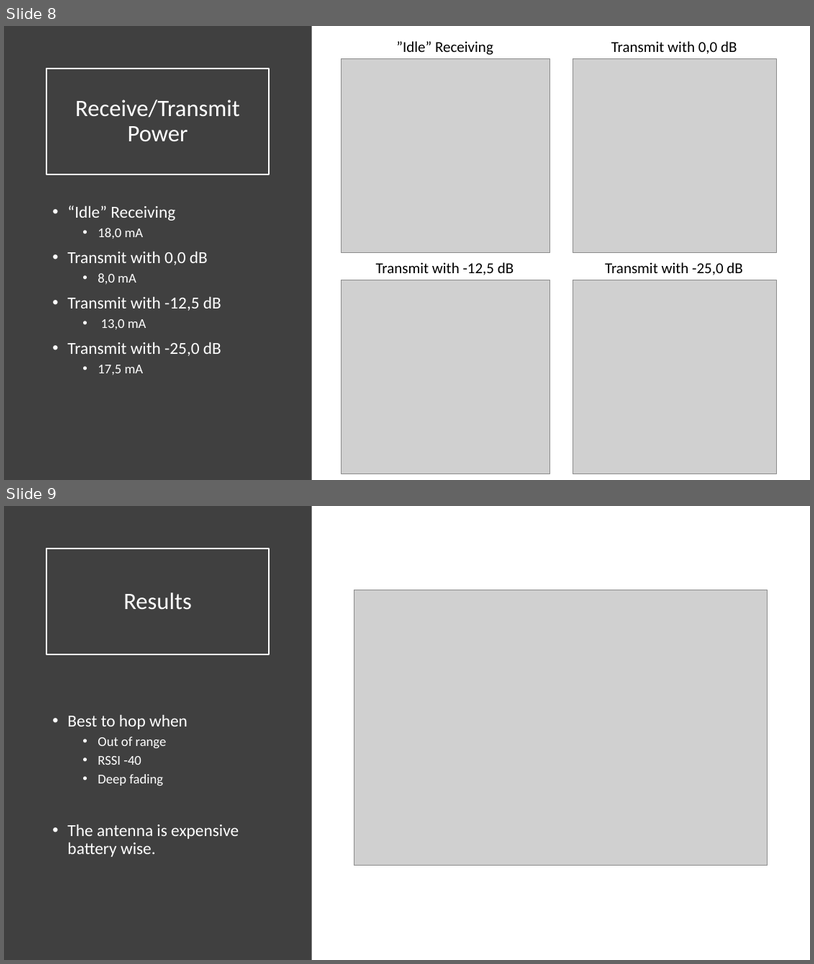
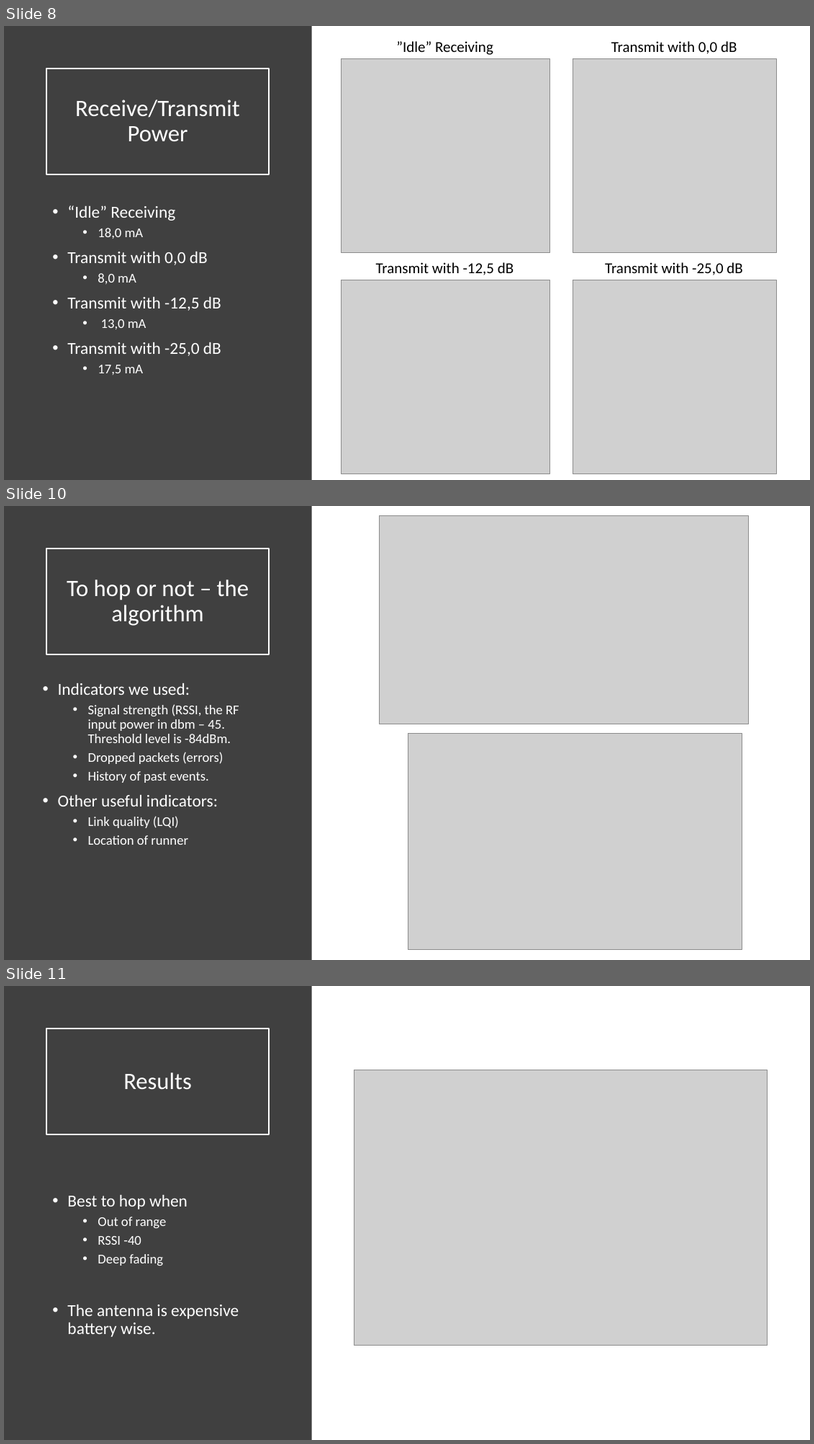
Before and after one commit to entvex/Wireless-Sensor-Networks, a slide deck: Hop or not to hop.pptx. Shown one above the other, each under a label of ours: slides 8 and 9 before the commit, slides 8, 10 and 11 after it; the slides between them are not shown. The pictures are 814x964 and 814x1444 pixels, drawn with LibreOffice and Linux fonts; fonts in the diff are those of the drawing; grey boxes stand for pictures. Boxes give left, top, right and bottom in pixels: in the first picture for what was removed or moved away, otherwise in the second. Text is boxed around its words. In the diff, an @@ line names an element or a change of style, - is before the commit and + after.

Commit message:
Added arq and rssi slides

```diff
--- a/Hop or not to hop.pptx
+++ b/Hop or not to hop.pptx
@@ slide 10 added at bbox=[4, 506, 810, 960], background #FFFFFF @@
@@ rectangle added at bbox=[4, 506, 312, 960], fill #404040 @@
@@ picture added at bbox=[380, 515, 748, 724] @@
@@ title added at bbox=[46, 548, 269, 654], outline #FFFFFF 1.5 pt, 28 pt, text #FFFFFF @@
+To hop or not – the algorithm
@@ text added at bbox=[58, 683, 239, 844], 16 pt, text #FFFFFF @@
+• Indicators we used:
+  • Signal strength (RSSI, the RF input power in dbm – 45. Threshold level is -84dBm.
+  • Dropped packets (errors)
+  • History of past events.
+• Other useful indicators:
+  • Link quality (LQI)
+  • Location of runner
@@ picture added at bbox=[408, 733, 742, 949] @@
@@ what was slide 9 is now slide 11 @@
```
Also in this commit, not shown: 1 other slide added.
